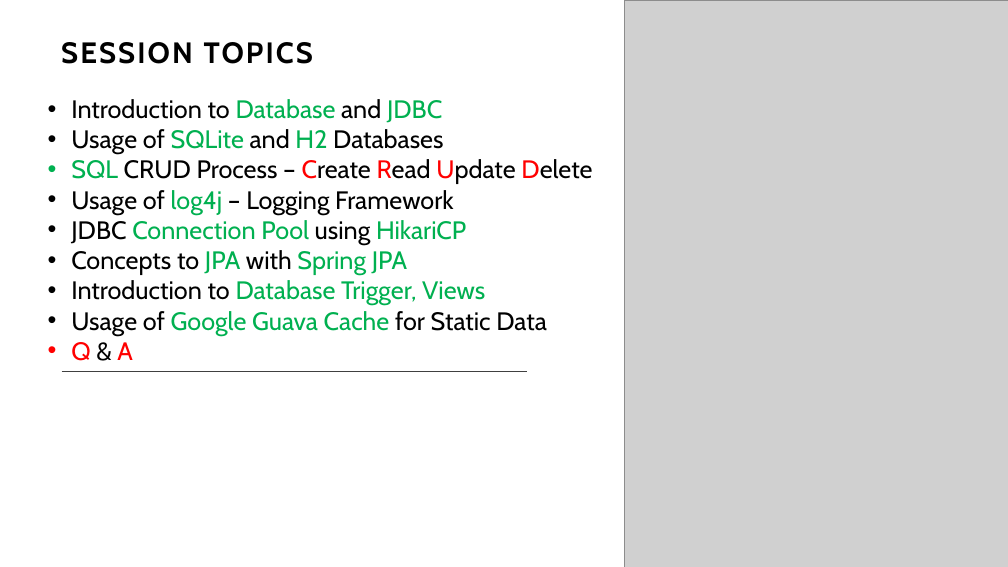
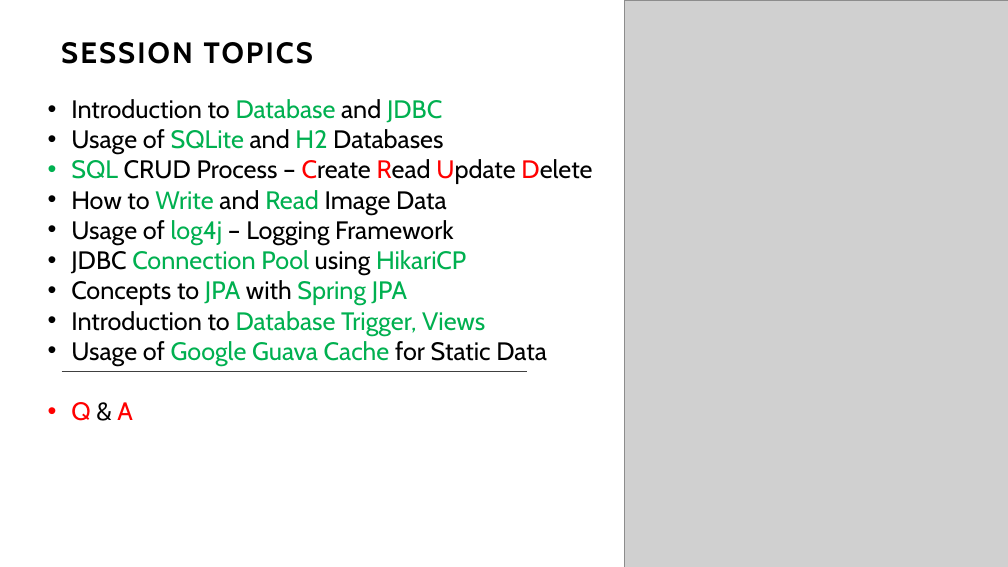
Before and after one commit to JSS-DEVCORE/JdbcExample, a slide deck: slide 2 of docs/JDBC-Insights.pptx. Drawn at 1008x567 pixels with LibreOffice and Linux fonts; fonts in the diff are those of the drawing; grey boxes stand for pictures. Boxes give left, top, right and bottom in pixels: in the first picture for what was removed or moved away, otherwise in the second. Text is boxed around its words. In the diff, an @@ line names an element or a change of style, - is before the commit and + after.

```diff
--- a/docs/JDBC-Insights.pptx
+++ b/docs/JDBC-Insights.pptx
@@ text at <box>71,190,447,215</box>: paragraph added @@
+• How to Write and Read Image Data
```
Also in this commit, not shown: 1 other slide changed, 1 other file.
